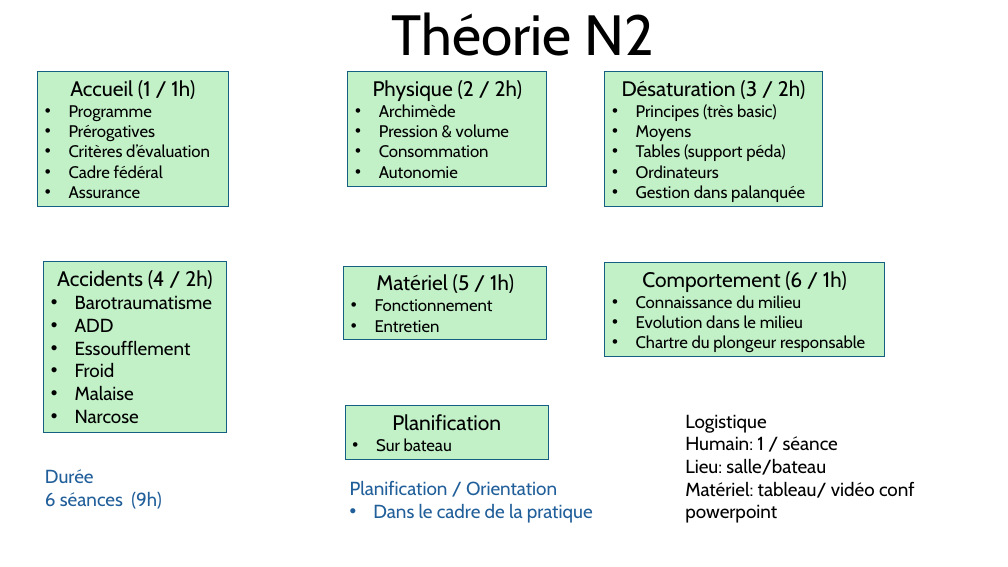
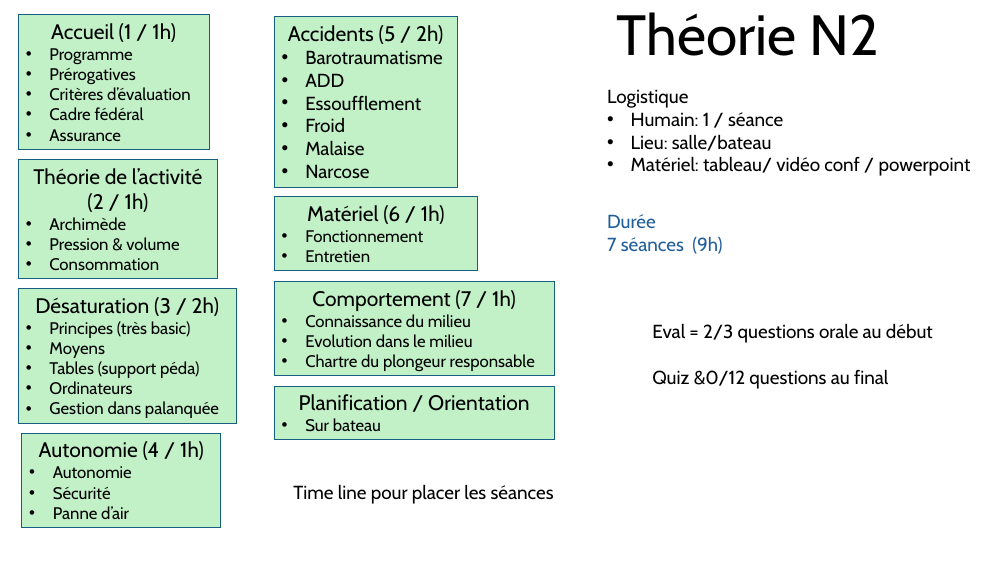
Before and after one commit to ArtigueOlivier/mf1, a slide deck: slide 1 of ppt/theorie-n2.pptx. Drawn at 1008x567 pixels with LibreOffice and Linux fonts; fonts in the diff are those of the drawing. Boxes give left, top, right and bottom in pixels: in the first picture for what was removed or moved away, otherwise in the second. Text is boxed around its words. In the diff, an @@ line names an element or a change of style, - is before the commit and + after.

```diff
--- a/ppt/theorie-n2.pptx
+++ b/ppt/theorie-n2.pptx
@@ rectangle "Accueil (1 / 1h)" moved from (x1=38, y1=72, x2=228, y2=206) to (x1=18, y1=15, x2=209, y2=150) @@
@@ rectangle "Accidents (5 / 2h)" moved from (x1=44, y1=262, x2=227, y2=433) to (x1=274, y1=17, x2=457, y2=188) @@
@@ text in rectangle at (x1=288, y1=25, x2=443, y2=44): text changed @@
-Accidents (4 / 2h)
+Accidents (5 / 2h)
@@ title "Théorie N2" moved from (x1=392, y1=12, x2=654, y2=56) to (x1=617, y1=12, x2=880, y2=56) @@
@@ text "Logistique" moved from (x1=685, y1=414, x2=915, y2=523) to (x1=607, y1=89, x2=971, y2=176) @@
@@ text at (x1=631, y1=112, x2=783, y2=151): bullet none to • @@
@@ rectangle "Théorie de l’activité (2 / ..." resized from (x1=348, y1=72, x2=547, y2=186) to (x1=18, y1=160, x2=218, y2=279) @@
@@ text in rectangle at (x1=33, y1=168, x2=202, y2=212): text changed @@
-Physique (2 / 2h)
+Théorie de l’activité (2 / 1h)
@@ text in rectangle at (x1=379, y1=166, x2=458, y2=178): paragraph removed @@
-• Autonomie
@@ text at (x1=631, y1=156, x2=971, y2=176): text changed @@
-Matériel: tableau/ vidéo conf
-powerpoint
+• Matériel: tableau/ vidéo conf / powerpoint
@@ rectangle "Matériel (6 / 1h)" moved from (x1=343, y1=266, x2=547, y2=340) to (x1=274, y1=197, x2=478, y2=271) @@
@@ text in rectangle at (x1=307, y1=205, x2=445, y2=224): text changed @@
-Matériel (5 / 1h)
+Matériel (6 / 1h)
@@ text "Durée" moved from (x1=45, y1=469, x2=161, y2=509) to (x1=607, y1=214, x2=722, y2=254) @@
@@ text at (x1=607, y1=237, x2=722, y2=254): text changed @@
-6 séances (9h)
+7 séances (9h)
@@ rectangle "Désaturation (3 / 2h)" moved from (x1=605, y1=72, x2=823, y2=206) to (x1=18, y1=289, x2=236, y2=423) @@
@@ rectangle "Comportement (7 / 1h)" moved from (x1=605, y1=262, x2=885, y2=357) to (x1=274, y1=282, x2=555, y2=377) @@
@@ text in rectangle at (x1=312, y1=290, x2=516, y2=311): text changed @@
-Comportement (6 / 1h)
+Comportement (7 / 1h)
@@ text added at (x1=652, y1=323, x2=933, y2=389), 18 pt, text #000000 @@
+Eval = 2/3 questions orale au début
+Quiz &0/12 questions au final
@@ rectangle "Planification / Orientation" resized from (x1=345, y1=406, x2=548, y2=460) to (x1=274, y1=386, x2=555, y2=440) @@
@@ text in rectangle at (x1=299, y1=394, x2=529, y2=411): text changed @@
-Planification
+Planification / Orientation
@@ rectangle added at (x1=22, y1=433, x2=222, y2=528), fill #C2F1C8, outline #156082 0.75 pt, 16 pt, text #000000 @@
+Autonomie (4 / 1h)
+• Autonomie
+• Sécurité
+• Panne d’air
@@ text added at (x1=293, y1=484, x2=554, y2=504), 18 pt, text #000000 @@
+Time line pour placer les séances
@@ text removed at (x1=350, y1=481, x2=593, y2=523) @@
-Planification / Orientation
-• Dans le cadre de la pratique
```
Also in this commit, not shown: 4 other files.
